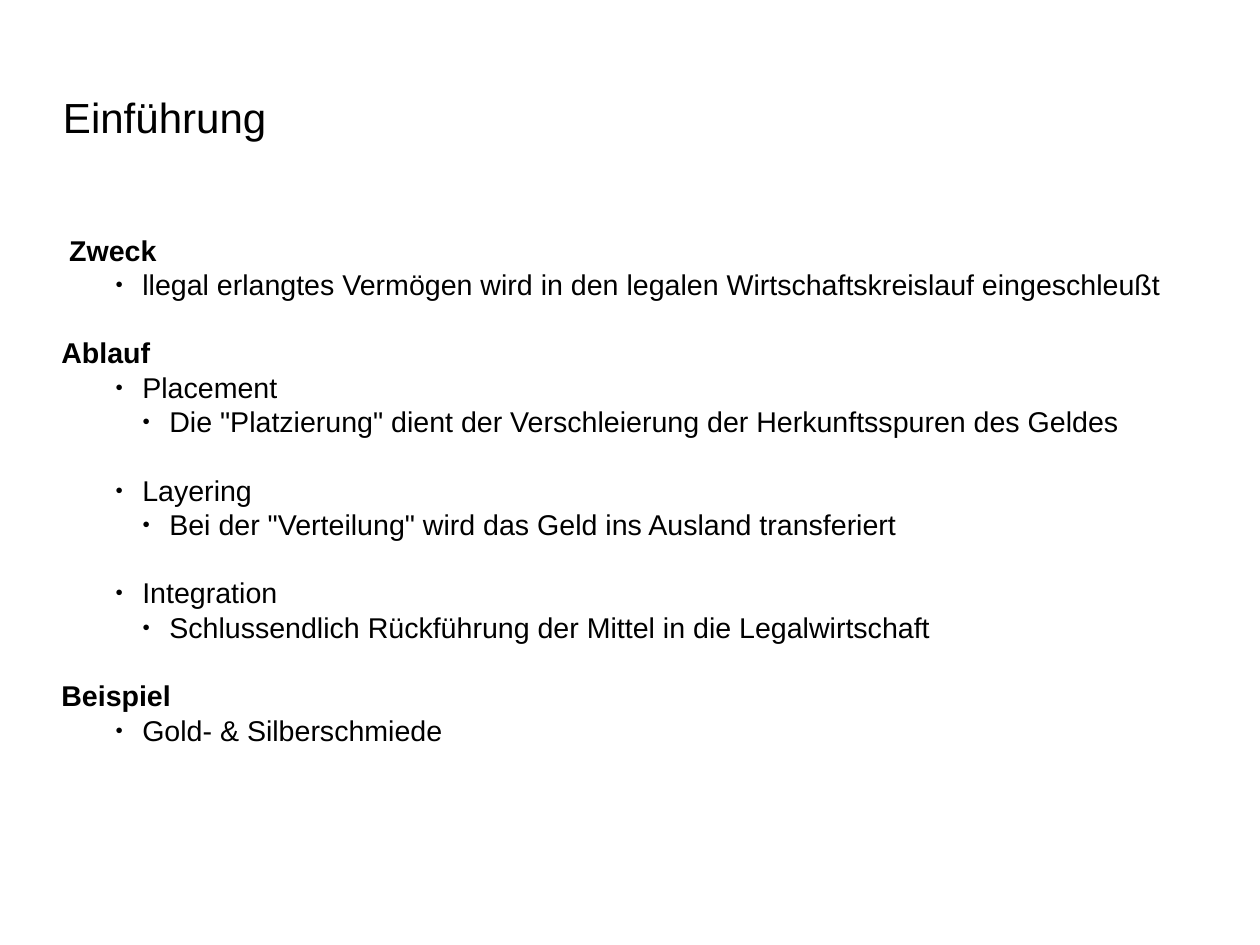
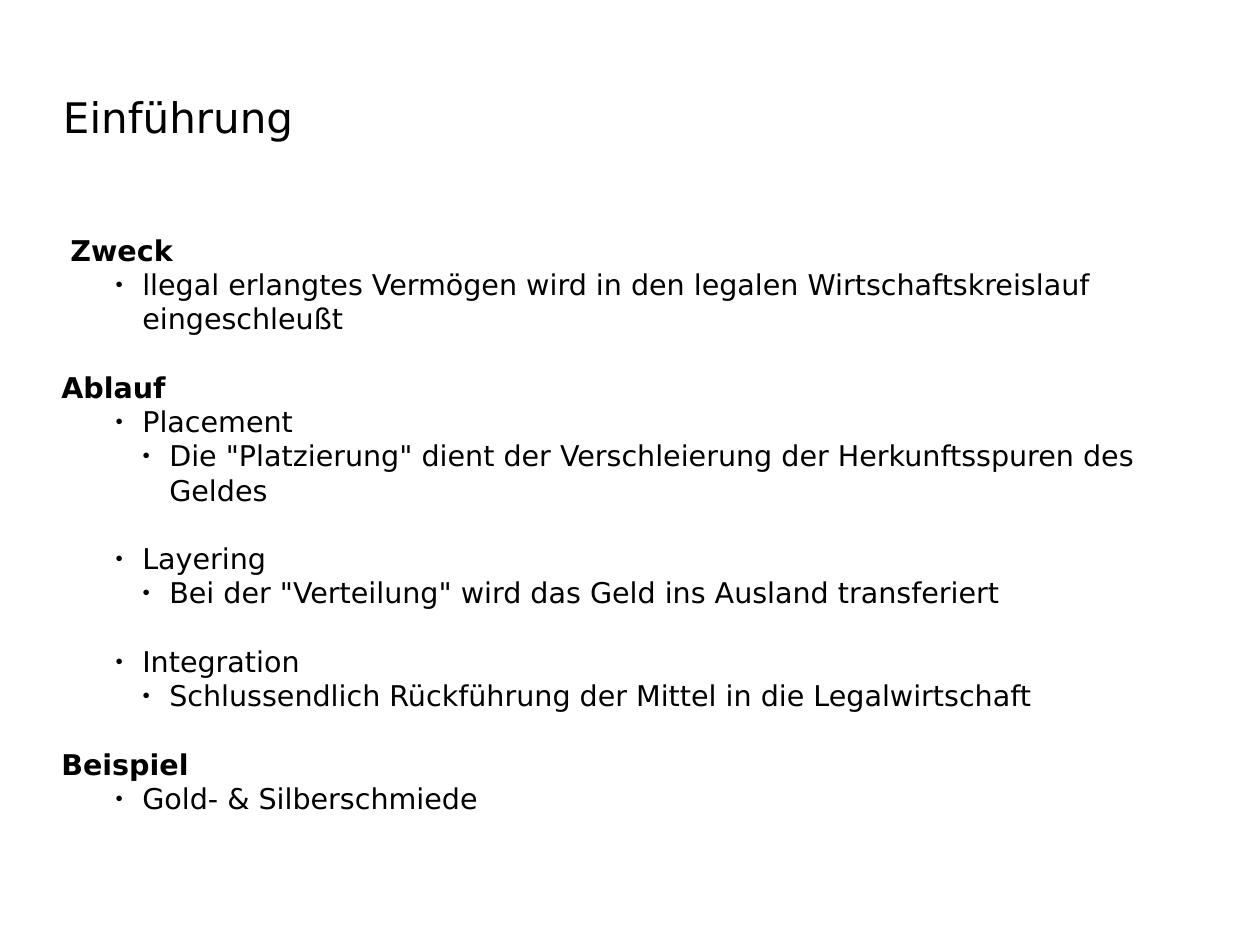
Before and after one commit to BlurryRoots/BW1, a slide deck: slide 2 of presentation/presentation.odp. Drawn at 1260x945 pixels with LibreOffice and Linux fonts; fonts in the diff are those of the drawing; background and template pictures are left out. Boxes give left, top, right and bottom in pixels: in the first picture for what was removed or moved away, otherwise in the second. Text is boxed around its words. In the diff, an @@ line names an element or a change of style, - is before the commit and + after.

Commit message:
changed: fixed font to be platform independent changed: fixed font size to fit all text on slides changed: some minor spelling issues and some points in my part of the presentation

```diff
--- a/presentation/presentation.odp
+++ b/presentation/presentation.odp
@@ title "Einführung" at (63, 101, 293, 142): font Arial to DejaVu Sans @@
@@ text "Zweck" at (61, 239, 1134, 810): font Arial to DejaVu Sans @@
```
Also in this commit, not shown: 5 other slides changed, 1 slide added, 1 slide removed.
